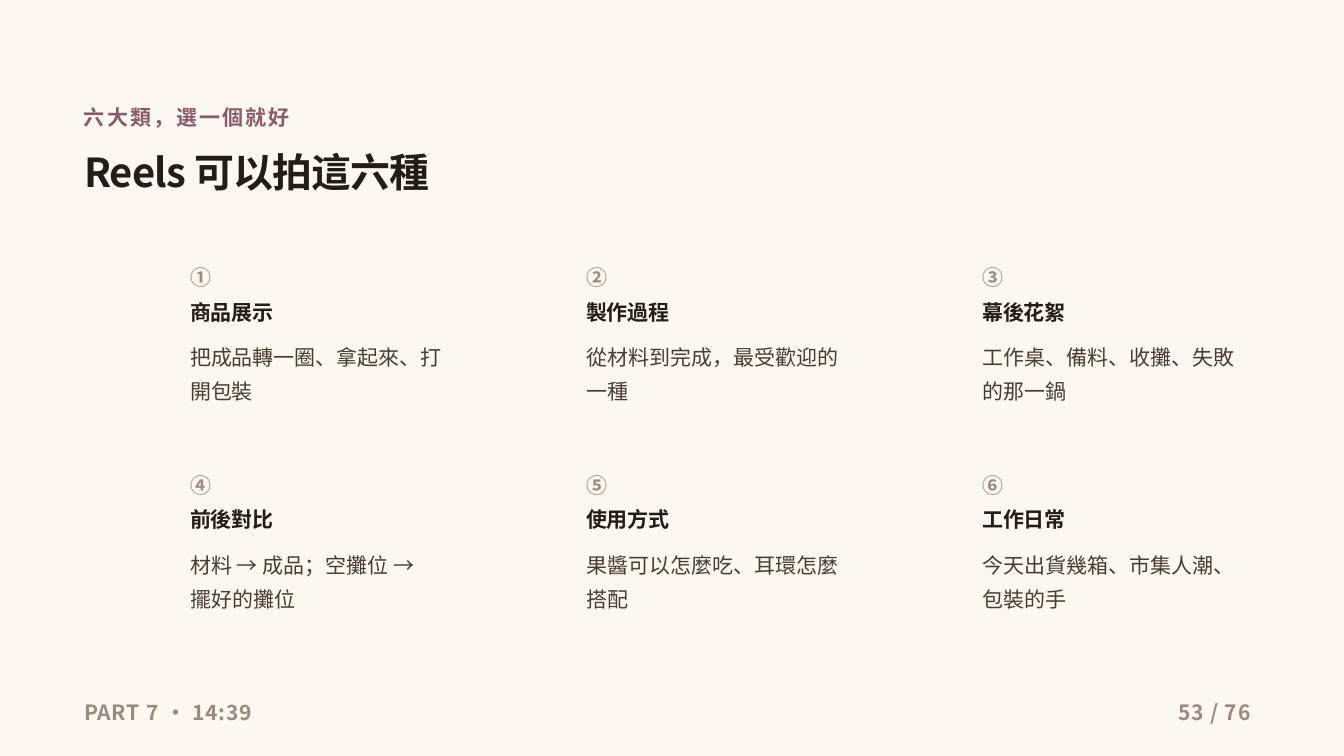
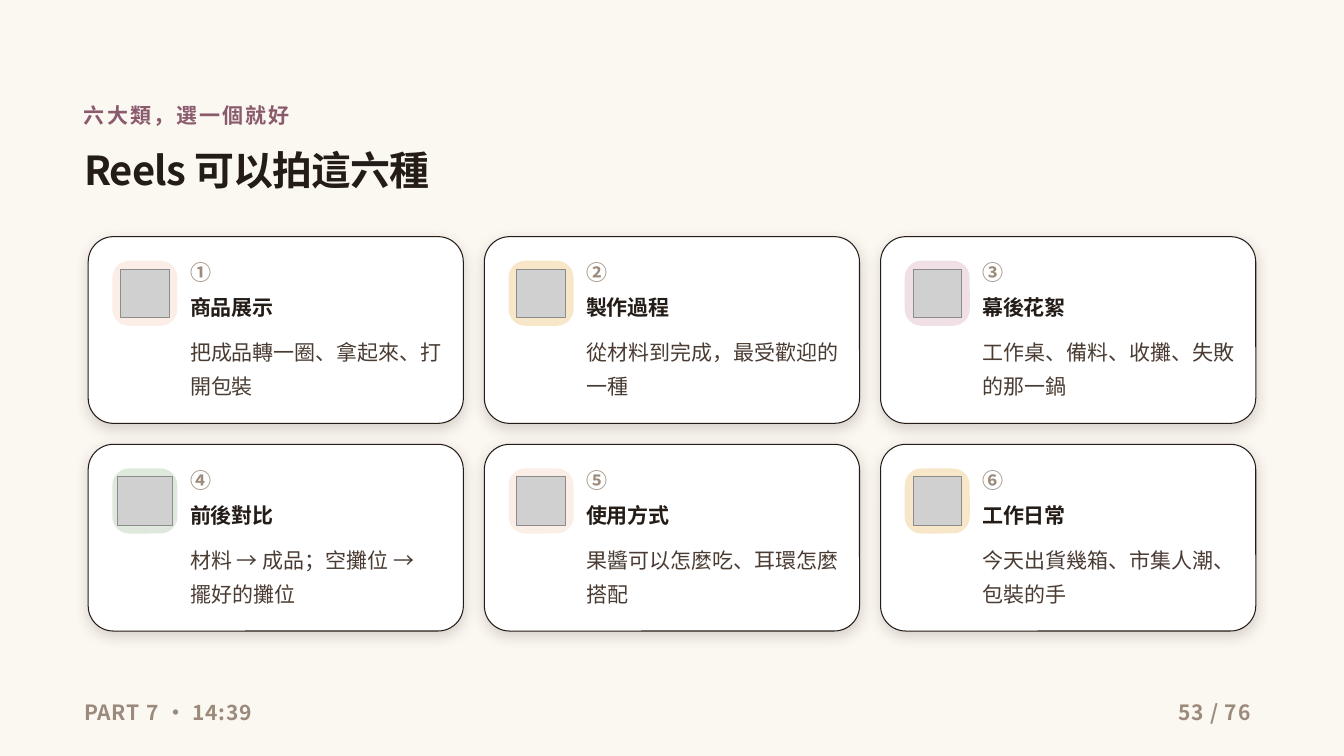
Before and after one commit to ja9705110/gogoeveryday, a slide deck: slide 53 of social-course/social-media-course-deck.pptx. Drawn at 1344x756 pixels with LibreOffice and Linux fonts; fonts in the diff are those of the drawing; grey boxes stand for pictures; background and template pictures are left out. Boxes give left, top, right and bottom in pixels: in the first picture for what was removed or moved away, otherwise in the second. Text is boxed around its words. In the diff, an @@ line names an element or a change of style, - is before the commit and + after.

```diff
--- a/social-course/social-media-course-deck.pptx
+++ b/social-course/social-media-course-deck.pptx
@@ rounded rectangle added at <box>89,237,464,423</box>, fill #FFFFFF, outline #241C17 0.75 pt @@
@@ rounded rectangle added at <box>485,237,860,423</box>, fill #FFFFFF, outline #241C17 0.75 pt @@
@@ rounded rectangle added at <box>881,237,1256,423</box>, fill #FFFFFF, outline #241C17 0.75 pt @@
@@ rounded rectangle added at <box>112,261,177,327</box>, fill #FBEEE6 @@
@@ picture added at <box>121,269,169,318</box> @@
@@ rounded rectangle added at <box>509,261,575,327</box>, fill #F8E6C9 @@
@@ picture added at <box>517,269,566,318</box> @@
@@ rounded rectangle added at <box>905,261,971,327</box>, fill #F0DFE4 @@
@@ picture added at <box>913,269,962,318</box> @@
@@ rounded rectangle added at <box>89,445,464,631</box>, fill #FFFFFF, outline #241C17 0.75 pt @@
@@ rounded rectangle added at <box>485,445,860,631</box>, fill #FFFFFF, outline #241C17 0.75 pt @@
@@ rounded rectangle added at <box>881,445,1256,631</box>, fill #FFFFFF, outline #241C17 0.75 pt @@
@@ rounded rectangle added at <box>112,469,177,534</box>, fill #DFE8DC @@
@@ picture added at <box>118,477,172,525</box> @@
@@ rounded rectangle added at <box>509,469,575,534</box>, fill #FBEEE6 @@
@@ picture added at <box>517,477,566,525</box> @@
@@ rounded rectangle added at <box>905,469,971,534</box>, fill #F8E6C9 @@
@@ picture added at <box>913,477,962,525</box> @@
@@ 18 texts: place and size @@
-18 texts at <box>190,267,1234,609</box>
+18 texts at <box>190,262,1234,604</box>
```
Also in this commit, not shown: 75 other slides changed, 9 other files.
